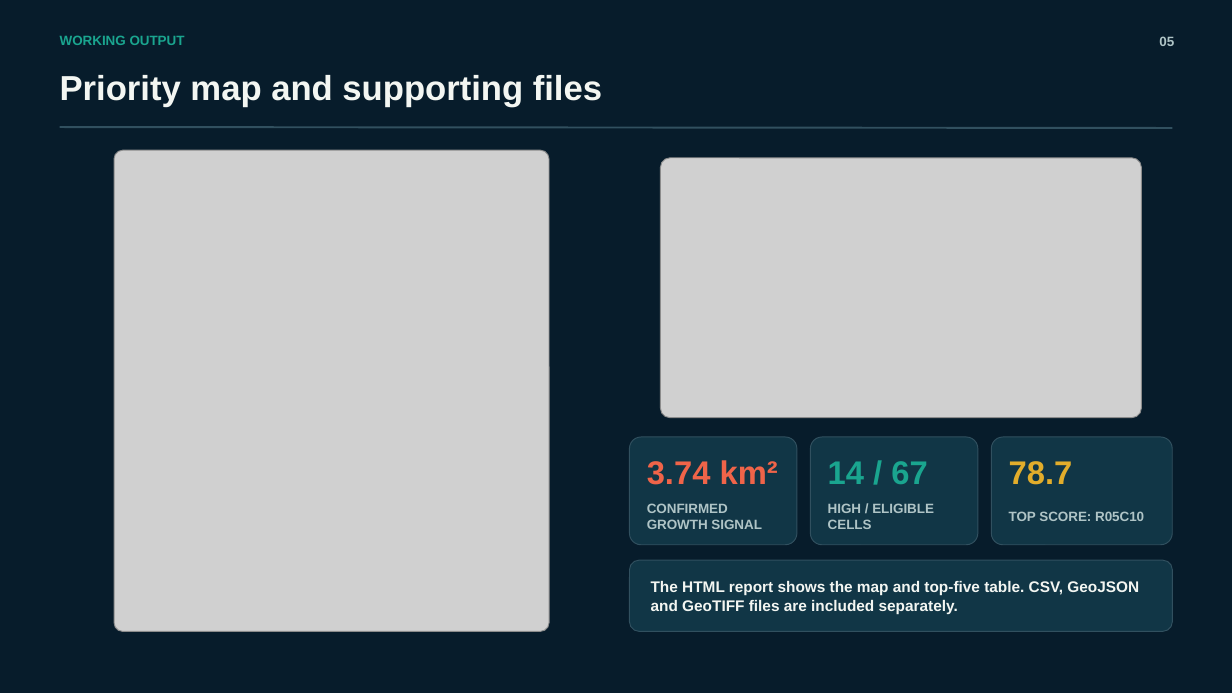
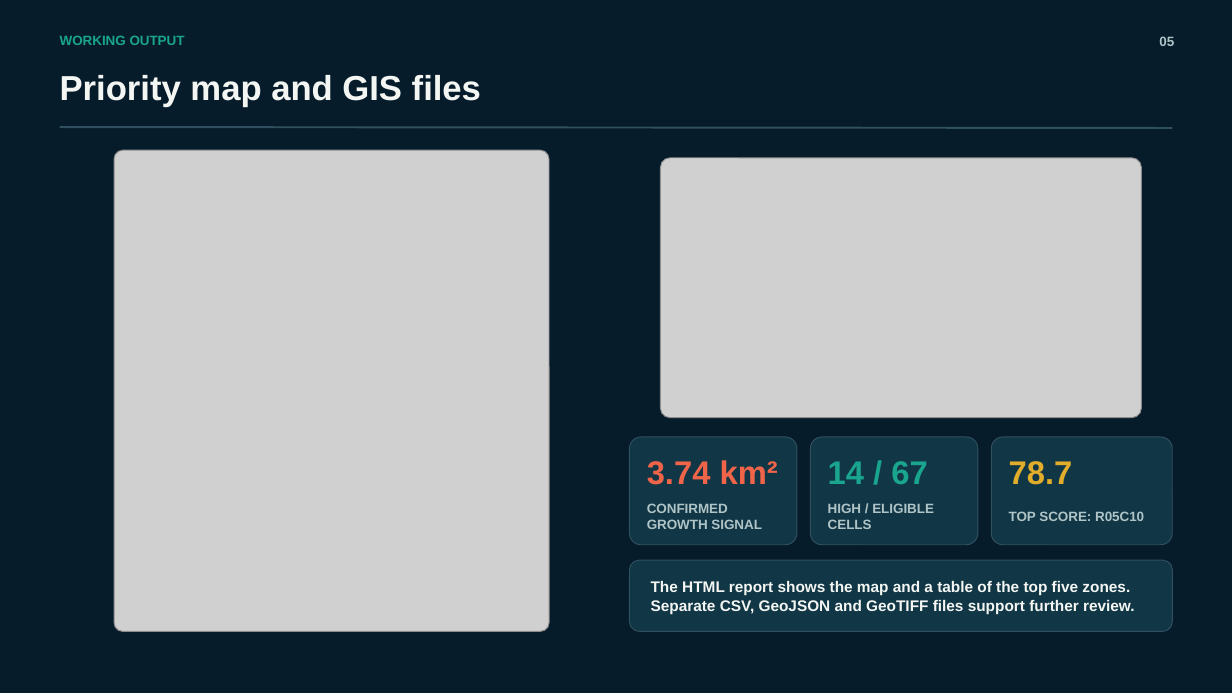
Before and after one commit to Yusuf-Karanib/riyadh-heatready, a slide deck: slide 5 of slides/Riyadh_HeatReady_Final_Judging_Pitch_SUBMIT.pptx. Drawn at 1232x693 pixels with LibreOffice and Linux fonts; fonts in the diff are those of the drawing; grey boxes stand for pictures. Boxes give left, top, right and bottom in pixels: in the first picture for what was removed or moved away, otherwise in the second. Text is boxed around its words. In the diff, an @@ line names an element or a change of style, - is before the commit and + after.

```diff
--- a/slides/Riyadh_HeatReady_Final_Judging_Pitch_SUBMIT.pptx
+++ b/slides/Riyadh_HeatReady_Final_Judging_Pitch_SUBMIT.pptx
@@ text at (x1=60, y1=75, x2=481, y2=107): text changed @@
-Priority map and supporting files
+Priority map and GIS files
@@ text at (x1=651, y1=581, x2=1135, y2=614): text changed @@
-The HTML report shows the map and top-five table. CSV, GeoJSON and GeoTIFF files are included separately.
+The HTML report shows the map and a table of the top five zones. Separate CSV, GeoJSON and GeoTIFF files support further review.
```
Also in this commit, not shown: 7 other slides changed, 4 other files.
